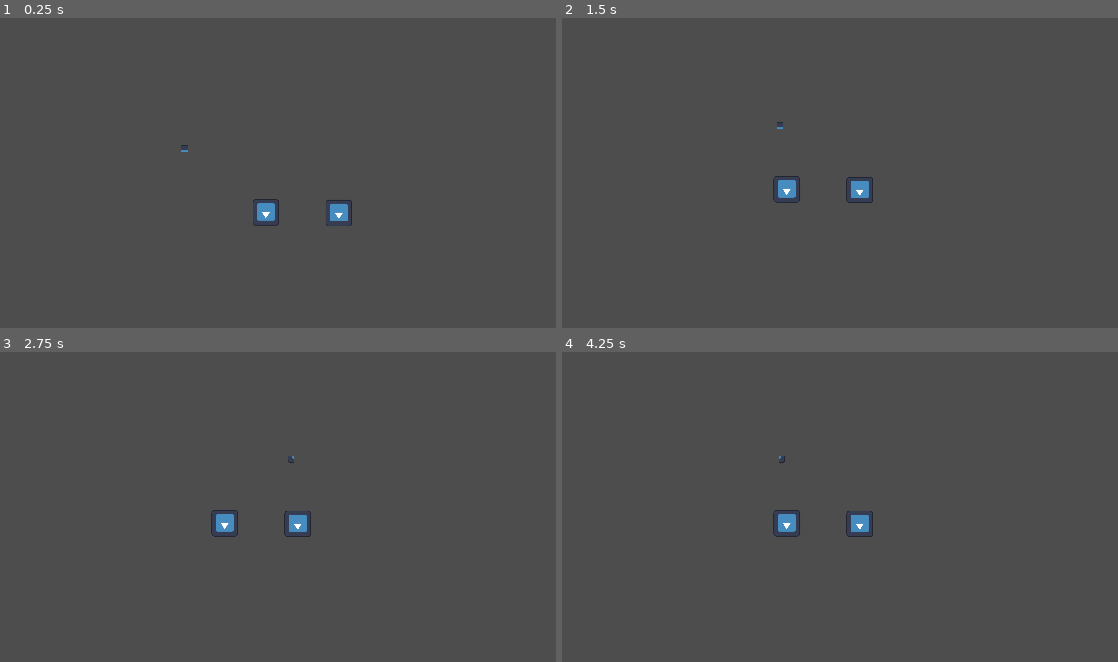
Above: before the commit, frames 1-4 (two rows, left to right).
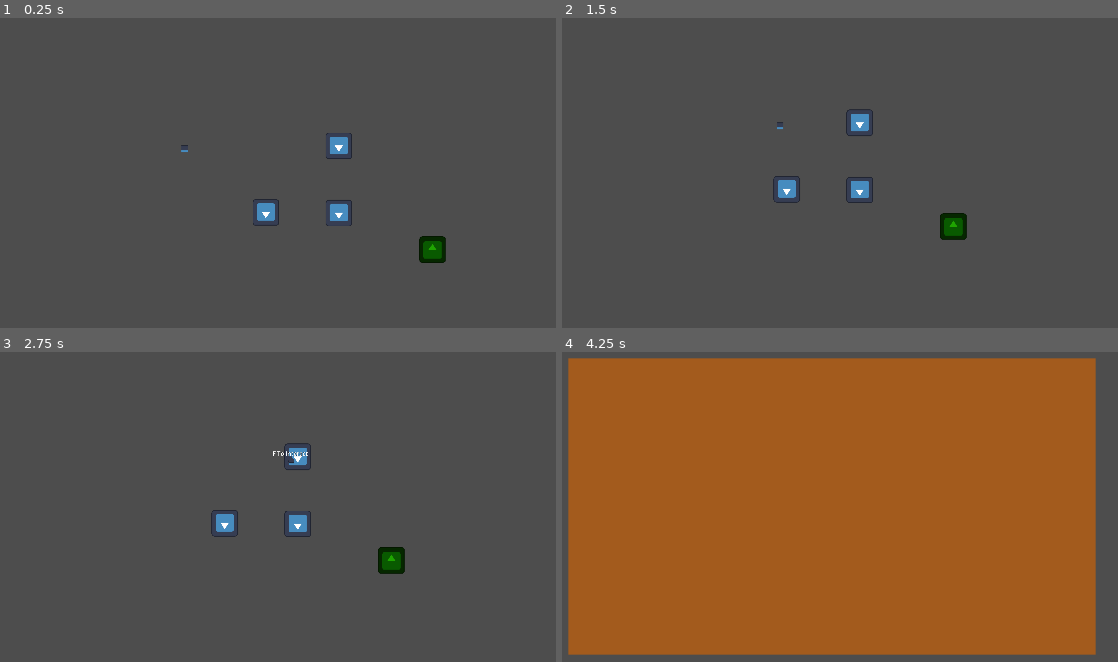
Above: after the commit, the same moments.

Repository: Mr-Wilhelm/MonkeyJam2025-I-Want-To-Live
Game: Godot game, scene res://Scenes/MainScene.tscn
Two runs of this game, one before a commit and one after it. Both use one fixed random seed, a clock stepped at 60 frames per second and the inputs below. The engine's default icon, where the game draws it, is replaced by a stand-in: a white triangle on a blue panel in a dark square.
Inputs (mouse positions are in pixels of both pictures, inside the frame that each line leads up to):
- Up to frame 1 (0.25 s): no input
- Up to frame 2 (1.5 s): move the mouse to (1006, 151) at 0.52 s; hold D (MoveRight) 0.53-1.25 s; hold F (Interact) 0.53-1.25 s; click (1006, 151) at 0.67 s; drag from (673, 194) to (778, 126) at 1.27 s
- Up to frame 3 (2.75 s): tap Enter at 2 s; move the mouse to (350, 407) at 2.02 s; hold D (MoveRight) from 2.03 s (still down); hold F (Interact) from 2.03 s (still down)
- Up to frame 4 (4.25 s): release D (MoveRight) at 2.75 s; release F (Interact) at 2.75 s; tap Space at 2.75 s; drag from (789, 596) to (595, 438) at 2.77 s; move the mouse to (1073, 575) at 3.52 s; hold A (MoveLeft) from 3.53 s (still down); hold F (Interact) from 3.53 s (still down)

The runs differ from the first frame. In frame 1, 0.6% of the frame differs, in the area x 58-81%, y 37-80%; in frame 2, 0.7%; in frame 3, 0.7%; in frame 4, 91%, in the area x 1-97%, y 1-98%.

Commit message:
adding temp cleaning stuff

Diff:
--- /dev/null
+++ b/Scenes/Interaction Scenes/CleaningScene.tscn
@@ -0,0 +1,12 @@
+[gd_scene load_steps=3 format=3 uid="uid://cbork6k2f0kxi"]
+
+[ext_resource type="Script" path="res://Scripts/scrap_search_scene_script.gd" id="1_s70kr"]
+[ext_resource type="Texture2D" uid="uid://dmnhduv7v3mqm" path="res://Art/Placeholder/InteractionSceneArt/ScrapSearchInteraction/ScrapSearchBG.png" id="2_ktgtr"]
+
+[node name="ScrapSearchScene" type="Node2D"]
+process_mode = 3
+script = ExtResource("1_s70kr")
+
+[node name="Background" type="Sprite2D" parent="."]
+texture = ExtResource("2_ktgtr")
+centered = false
--- a/Scenes/MainScene.tscn
+++ b/Scenes/MainScene.tscn
@@ -1,9 +1,11 @@
-[gd_scene load_steps=9 format=3 uid="uid://cbwf2blv51lkf"]
+[gd_scene load_steps=11 format=3 uid="uid://cbwf2blv51lkf"]
 
 [ext_resource type="Script" path="res://Scripts/InteractionSceneLoader.gd" id="1_i673i"]
 [ext_resource type="PackedScene" uid="uid://bj4fohgs16e3d" path="res://Prefabs/Player.tscn" id="2_3wied"]
 [ext_resource type="Script" path="res://Scripts/PlayerCamScript.gd" id="3_fgo2x"]
 [ext_resource type="PackedScene" uid="uid://l2juimtakpam" path="res://Prefabs/InteractionMechanic/InteractableObject.tscn" id="4_u25v3"]
+[ext_resource type="PackedScene" uid="uid://cp0c1vesby6bx" path="res://Prefabs/BeepingMechanic/BeepingObject.tscn" id="5_whh3n"]
+[ext_resource type="AudioStream" uid="uid://bbjreeu8lspyd" path="res://Audio/Ping.mp3" id="6_ty5eq"]
 
 [sub_resource type="Animation" id="Animation_axfq3"]
 resource_name = "FadeIn"
@@ -101,7 +103,16 @@
 position = Vector2(1090, 623)
 scene_to_load = 1
 
+[node name="InteractPrompt-Cleaning" parent="." instance=ExtResource("4_u25v3")]
+position = Vector2(1090, 300)
+scene_to_load = 3
+
 [node name="Environ-Gate" type="Sprite2D" parent="."]
 position = Vector2(984, 1072)
 
+[node name="BeepingObject" parent="." instance=ExtResource("5_whh3n")]
+position = Vector2(1541, 800)
+beepSFX = ExtResource("6_ty5eq")
+beepInterval = 2.0
+
 [connection signal="animation_finished" from="InteractionScene/AnimationPlayer" to="InteractionScene" method="_on_animation_player_animation_finished"]
--- a/Scripts/InteractionSceneLoader.gd
+++ b/Scripts/InteractionSceneLoader.gd
@@ -14,7 +14,7 @@
 		interaction.Welding:
 			pass
 		interaction.DirtCleaning:
-			pass
+			get_node("Control").add_child(load("res://Scenes/Interaction Scenes/CleaningScene.tscn").instantiate())
 		interaction.GearInsert:
 			pass
 		interaction.VendingShake:
Binary file added: Art/Placeholder/InteractionSceneArt/DirtCleaningInteraction/photo.jpeg
Not shown, added: Art/Placeholder/InteractionSceneArt/DirtCleaningInteraction/photo.jpeg.import
